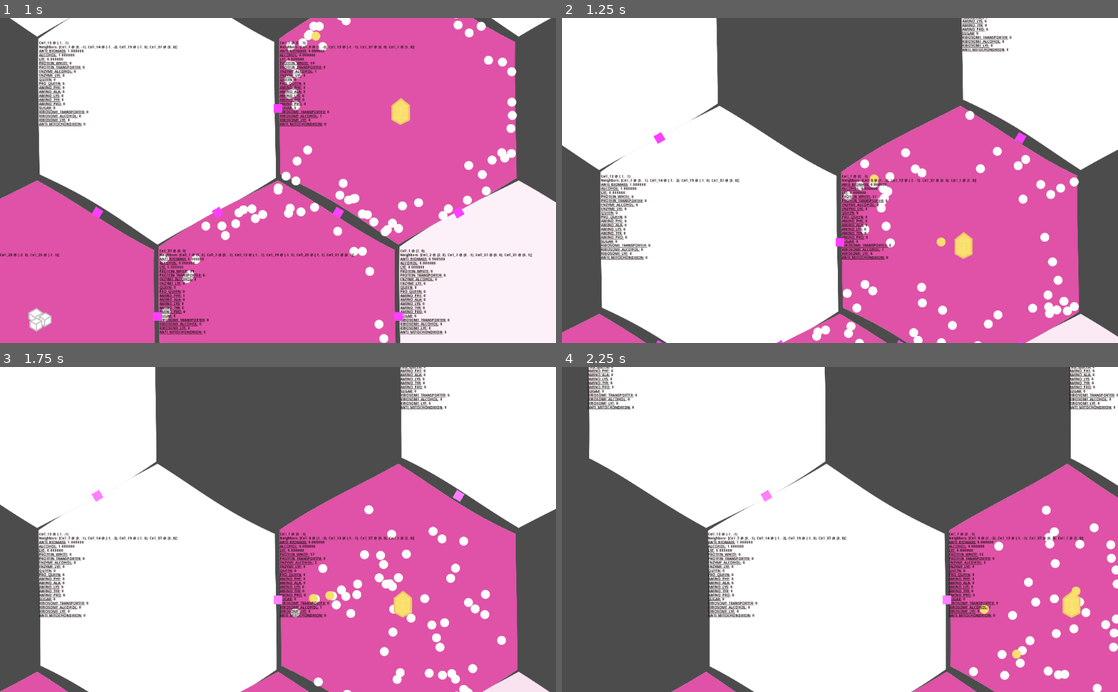
Above: before the commit, frames 1-4 (two rows, left to right).
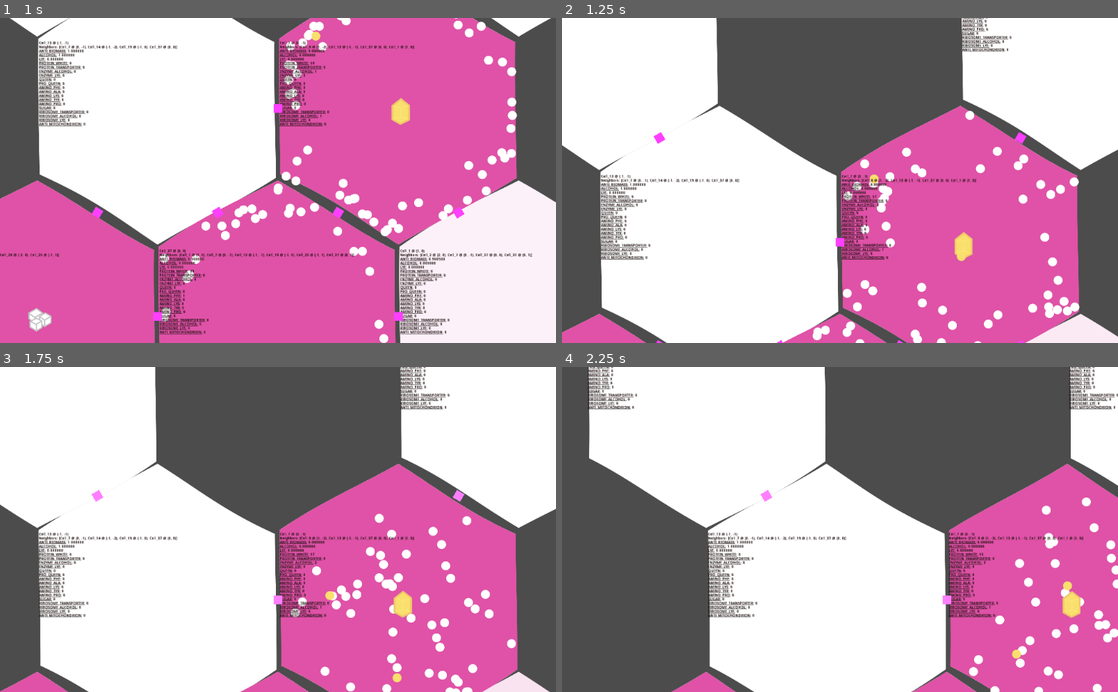
Above: after the commit, the same moments.

Repository: tobyp/hackathon2020
Game: Godot game, scene res://main.tscn
Same seed, same stepped clock (60 frames per second), same inputs: the game is played once before the commit and once after it.
Inputs (mouse positions are in pixels of both pictures, inside the frame that each line leads up to):
- Up to frame 1 (1 s): tap Enter at 0.5 s; move the mouse to (250, 245) at 0.52 s; hold W from 0.53 s (still down); click (250, 245) at 0.67 s
- Up to frame 2 (1.25 s): keep holding W
- Up to frame 3 (1.75 s): release W at 1.25 s; drag from (444, 578) to (250, 594) at 1.27 s
- Up to frame 4 (2.25 s): move the mouse to (673, 480) at 2.02 s; hold A from 2.03 s (still down)

Frame 1 is identical in both runs. In frame 2, 0.3% of the frame differs, in the area x 45-94%, y 39-100%; in frame 3, 1.1%, in the area x 53-93%, y 42-100%; in frame 4, 0.9%.

Commit message:
Reuse particle nodes instead of destroying/recreating all the time

Diff:
--- a/cells/cell.gd
+++ b/cells/cell.gd
@@ -53,14 +53,102 @@
 func get_poison(poison: int) -> float:
 	return self.poisons.get(poison, 0.0)
 
+# Add *new* particles - particle nodes will be created as necessary
+func add_particles(type: int, count: int = 1):
+	var recv_result = self._recv_particles(type, count)
+	if recv_result[1] > 0:
+		var type_name = Globals.particle_type_get_name(type)
+		print("%s: tried to add %d %s particles, but they were destroyed (by poison etc.)" % [self, count, type_name])
+	count = recv_result[0]
+	var old_count = particle_counts.get(type, 0)
+	var new_count = old_count + count
+	particle_counts[type] = new_count
+	self._put_particle_nodes(self._create_particle_nodes(type, count))
+	emit_signal("particle_count_changed", type, old_count, new_count)
+
+func remove_particles(type: int, count: int) -> int:
+	var old_count = particle_counts.get(type, 0)
+	count = min(old_count, count) as int  # don't remove more than we have
+	var new_count = old_count - count;
+	particle_counts[type] = new_count
+	emit_signal("particle_count_changed", type, old_count, new_count)
+	self._free_particle_nodes(self._take_particle_nodes(type, count))
+	return old_count - new_count
+
+# Called every game step.
+func simulate(delta):
+	_process_poison_recovery(delta)
+	_process_pressure(delta)
+	_process_recipes()
+	_display_debug()
+
+### PRIVATE/UTILITY FUNCTIONS
+# Generate a random coordinate inside a cell (relative to its center)
+# this doesn't reach the corners, but that's okay for now
+# clearance is how far inside the edge the point must be (to avoid generating particles intersecting the cell border)
+static func _random_coord_in_cell(clearance: float) -> Vector2:
+	var phi = Rules.rng.randf_range(0, 2*PI)
+	var dist = Rules.rng.randf_range(0, sqrt(HexGrid.size_x / 2 - clearance))
+	return Vector2(dist * cos(phi), dist * sin(phi));
+
+static func _random_velocity() -> Vector2:
+	var phi = Rules.rng.randf_range(0, 2*PI)
+	var dist = Rules.rng.randf_range(350, 500)
+	return Vector2(dist * cos(phi), dist * sin(phi));
+
 ### UTILTIY/PRIVATE
-# Add new particles
-func add_particles(type, count: int = 1):
+static func _particle_init(particle: CellParticle):
+	if Globals.particle_type_is_factory(particle.type):
+		particle.translate(Vector2.ZERO)
+		particle.velocity = Vector2.ZERO
+	else:
+		particle.translate(_random_coord_in_cell(particle.collision_radius))
+		particle.velocity = _random_velocity()
+
+## PARTICLE NODE FUNCTIONS - these do not modify `particle_counts`!
+static func _create_particle_nodes(type: int, count: int = 1) -> Array:
+	var particles = []
+	for i in count:
+		var particle = preload("res://cells/particle.tscn").instance()
+		particle.type = type
+		_particle_init(particle)
+		particles.append(particle)
+	return particles
+
+static func _free_particle_nodes(particles: Array):
+	for p in particles:
+		p.free()
+
+func _put_particle_nodes(particles: Array):
+	# print("%s: adding %d particles" % [self, particles.size()])
+	for p in particles:
+		# assert(p.type == type)
+		$Particles.add_child(p)
+
+func _take_particle_nodes(type: int, count: int = 1) -> Array:
+	# print("%s: taking %d %s" % [self, count, Globals.particle_type_get_name(type)])
+	var result = [];
+	for c in $Particles.get_children():
+		if count == 0:
+			break
+		if c is CellParticle and c.type == type:
+			$Particles.remove_child(c)
+			result.append(c)
+			count -= 1
+	return result
+
+# PARTICLE TRANSFER FUNCTIONS
+# Called by process_pressure when that has calculated which particles need to be transferred where.
+# returns [number_accepted, number_destroyed] (where n_accepted doesn't include n_destroyed, even they are technically "accepted")
+# number_accepted + number_destroyed <= count
+# **NOTE this does NOT update any particle counts or particle nodes**
+func _recv_particles(type: int, count: int = 1) -> Array:
+	var n_destroyed = 0
 	var type_name = Globals.particle_type_get_name(type)
 	# print("%s got %d %s" % [self, count, type_name])
 	if self.poisons.size() > 0:
 		for poison_type in self.poisons:
-			var potency = Globals.particle_type_get_potency(type, poison_type)
+			var potency = Globals.particle_type_get_potency(type, poison_type, self.poisons)
 			if potency <= 0.0:
 				continue
 			var poison_name = Globals.poison_type_get_name(poison_type)
@@ -69,71 +157,31 @@
 			self.set_poison(poison_type, poison_value - delta_poison)
 			var delta_particles = max(count, ceil(delta_poison / potency))  # rounding sometimes makes the max necessary
 			# print("%s %d %s breaking down %f %s" % [self, delta_particles, type_name, delta_poison, poison_name])
-			count -= delta_particles
+			n_destroyed = delta_particles
+	var n_accepted = count - n_destroyed
 	if self.poisons.size() > 0:
 		# print("%s %d %s died due to %s" % [self, count, type_name, self.poisons])
-		return  # they dead :(
-	var old_count = particle_counts.get(type, 0)
-	var new_count = old_count + count
-	self._create_particles(type, count)
-	particle_counts[type] = new_count
-	emit_signal("particle_count_changed", type, old_count, new_count)
-
-func remove_particles(type: int, count: int) -> int:
-	var old_count = particle_counts.get(type, 0)
-	count = min(old_count, count) as int  # don't remove more than we have
-	var new_count = old_count - count;
-	for c in $Particles.get_children():
-		if c is CellParticle and c.type == type:
-			$Particles.remove_child(c)
-			count -= 1
-		if count == 0:
-			break
-	particle_counts[type] = new_count
-	emit_signal("particle_count_changed", type, old_count, new_count)
-	return old_count - new_count
-
-# Called every game step.
-func simulate(delta):
-	_process_poison_recovery(delta)
-	_process_pressure(delta)
-	_process_recipes()
-	_display_debug()
-
-### PRIVATE/UTILITY FUNCTIONS
-# Generate a random coordinate inside a cell (relative to its center)
-# this doesn't reach the corners, but that's okay for now
-# clearance is how far inside the edge the point must be (to avoid generating particles intersecting the cell border)
-static func _random_coord_in_cell(clearance: float) -> Vector2:
-	var phi = Rules.rng.randf_range(0, 2*PI)
-	var dist = Rules.rng.randf_range(0, sqrt(HexGrid.size_x / 2 - clearance))
-	return Vector2(dist * cos(phi), dist * sin(phi));
-
-static func _random_velocity() -> Vector2:
-	var phi = Rules.rng.randf_range(0, 2*PI)
-	var dist = Rules.rng.randf_range(350, 500)
-	return Vector2(dist * cos(phi), dist * sin(phi));
+		n_accepted = 0
+		n_destroyed = count
+	# print("%s recv %d %s: %d accept, %d destroyed" % [self, count, type_name, n_accepted, n_destroyed])
+	return [n_accepted, n_destroyed]
 
 # Transfer `count` particles of type `type` from this cell to `dest`.
-# This should take care of updating the particle_count dicts on both cells, and any actual particle
-func _push_particles(type: int, dest: Cell, count: int):
-	count = remove_particles(type, count)
-	dest.add_particles(type, count)
-
-static func _particle_init(particle: CellParticle):
-	if Globals.particle_type_is_factory(particle.type):
-		particle.translate(Vector2.ZERO)
-		particle.velocity = Vector2.ZERO
-	else:
-		particle.translate(_random_coord_in_cell(particle.collision_radius))
-		particle.velocity = _random_velocity()
-
-func _create_particles(type: int, count: int = 1):
-	for i in count:
-		var particle = preload("res://cells/particle.tscn").instance()
-		particle.type = type
-		_particle_init(particle)
-		$Particles.add_child(particle)
+# This DOES update the particle_count dicts on both cells, and moves/creates/deletes particle nodes as needed.
+func _send_particles(type: int, dest: Cell, count: int):
+	# print("Send %d %s from %s to %s" % [count, Globals.particle_type_get_name(type), self, dest])
+	var src_old_count = self.particle_counts.get(type, 0)
+	var dst_old_count = dest.particle_counts.get(type, 0)
+	count = min(src_old_count, count)
+	var recv_result = dest._recv_particles(type, min(src_old_count, count))
+	var src_new_count = src_old_count - recv_result[0] - recv_result[1]
+	var dst_new_count = dst_old_count + recv_result[0]
+	self.particle_counts[type] = src_new_count
+	dest.particle_counts[type] = dst_new_count
+	self.emit_signal("particle_count_changed", type, src_old_count, src_new_count)
+	dest.emit_signal("particle_count_changed", type, dst_old_count, dst_new_count)
+	_free_particle_nodes(self._take_particle_nodes(type, recv_result[1]))
+	dest._put_particle_nodes(self._take_particle_nodes(type, recv_result[0]))
 
 ### OVERRIDES
 func _ready():
@@ -177,7 +225,7 @@
 					# print("%s neighbor %s demands %f %s, transfer %f" % [self, n, demand_neighbor, particle_name, transfer])
 					var valve_transfer = output_valves.get(n, 0) + transfer
 					if valve_transfer >= 1.0:
-						self._push_particles(t, n, floor(valve_transfer) as int)
+						self._send_particles(t, n, floor(valve_transfer) as int)
 						valve_transfer -= floor(valve_transfer)
 					output_valves[n] = valve_transfer
 
--- a/globals.gd
+++ b/globals.gd
@@ -36,6 +36,9 @@
 	E
 	F
 }
+
+### CONSTANTS
+const SIMULATION_TICK_PERIOD = 0.1
 
 ### FUNCTIONS
 static func particle_type_get_name(particle: int) -> String:
@@ -106,7 +109,7 @@
 			return true
 	return false
 
-static func particle_type_get_potency(particle: int, poison: int) -> float:
+static func particle_type_get_potency(particle: int, poison: int, poisons: Dictionary) -> float:
 	match particle:
 		ParticleType.ENZYME_ALCOHOL:
 			if poison == PoisonType.ALCOHOL:
@@ -115,7 +118,7 @@
 			if poison == PoisonType.LYE:
 				return 1.0/100.0
 		ParticleType.PROTEIN_WHITE:
-			if poison == PoisonType.ANTI_BIOMASS:
+			if poison == PoisonType.ANTI_BIOMASS and poisons.size() == 1:  # this only works if there are no other poisons
 				return 1.0/25.0
 	return 0.0
 
--- a/grid/hex_grid.gd
+++ b/grid/hex_grid.gd
@@ -14,7 +14,7 @@
 func _ready():
 	timer = Timer.new()
 	timer.autostart = true
-	timer.wait_time = 0.1
+	timer.wait_time = Globals.SIMULATION_TICK_PERIOD
 	timer.one_shot = false
 	timer.connect("timeout", self, "_simulate_tick")
 	add_child(timer)
